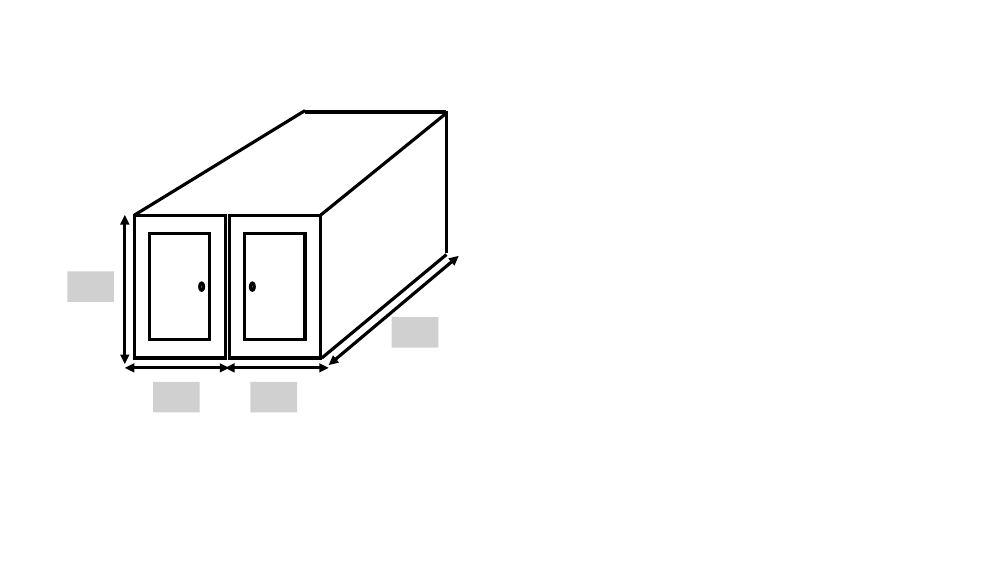
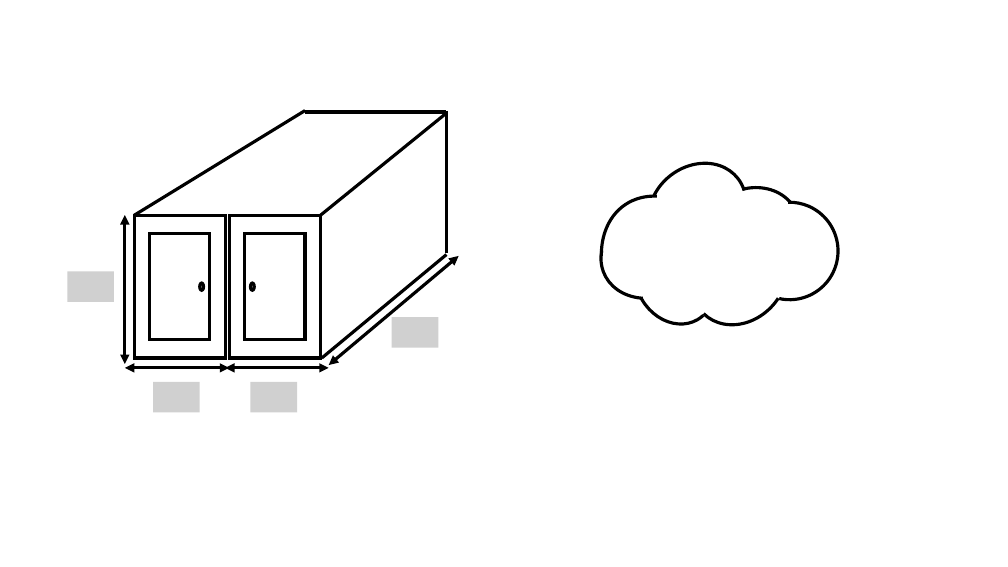
Before and after one commit to OSTP/PhysicsArtofModelling, a slide deck: slide 8 of tex/figures/Figures.pptx. Drawn at 1008x567 pixels with LibreOffice and Linux fonts; fonts in the diff are those of the drawing; grey boxes stand for pictures. Boxes give left, top, right and bottom in pixels: in the first picture for what was removed or moved away, otherwise in the second. Text is boxed around its words. In the diff, an @@ line names an element or a change of style, - is before the commit and + after.

```diff
--- a/tex/figures/Figures.pptx
+++ b/tex/figures/Figures.pptx
@@ group added at <box>573,144,843,379</box>: 7 arc (boxed as its full ellipse)s @@
```
Also in this commit, not shown: 4 slides added, 8 other files.
